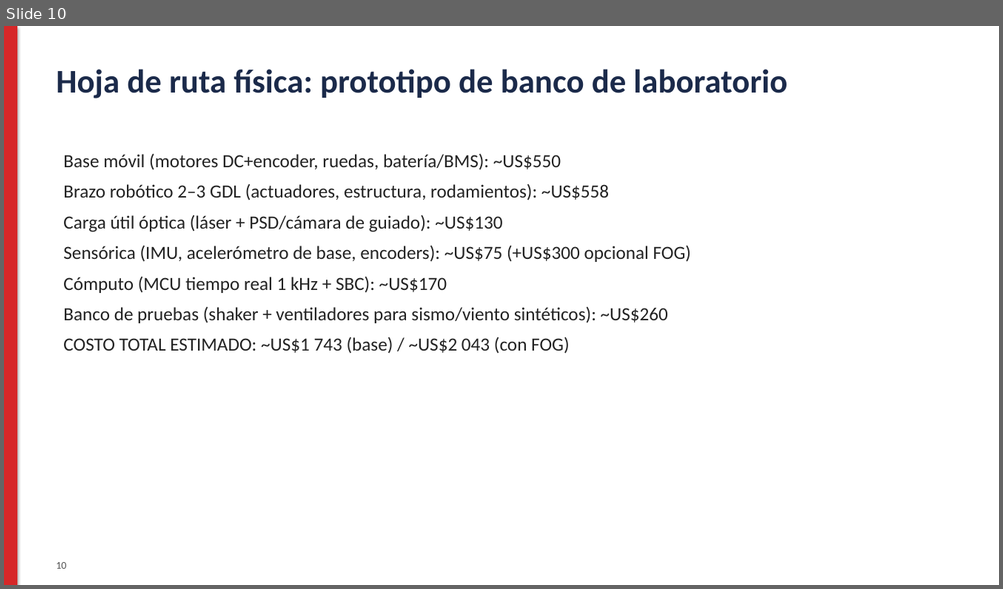
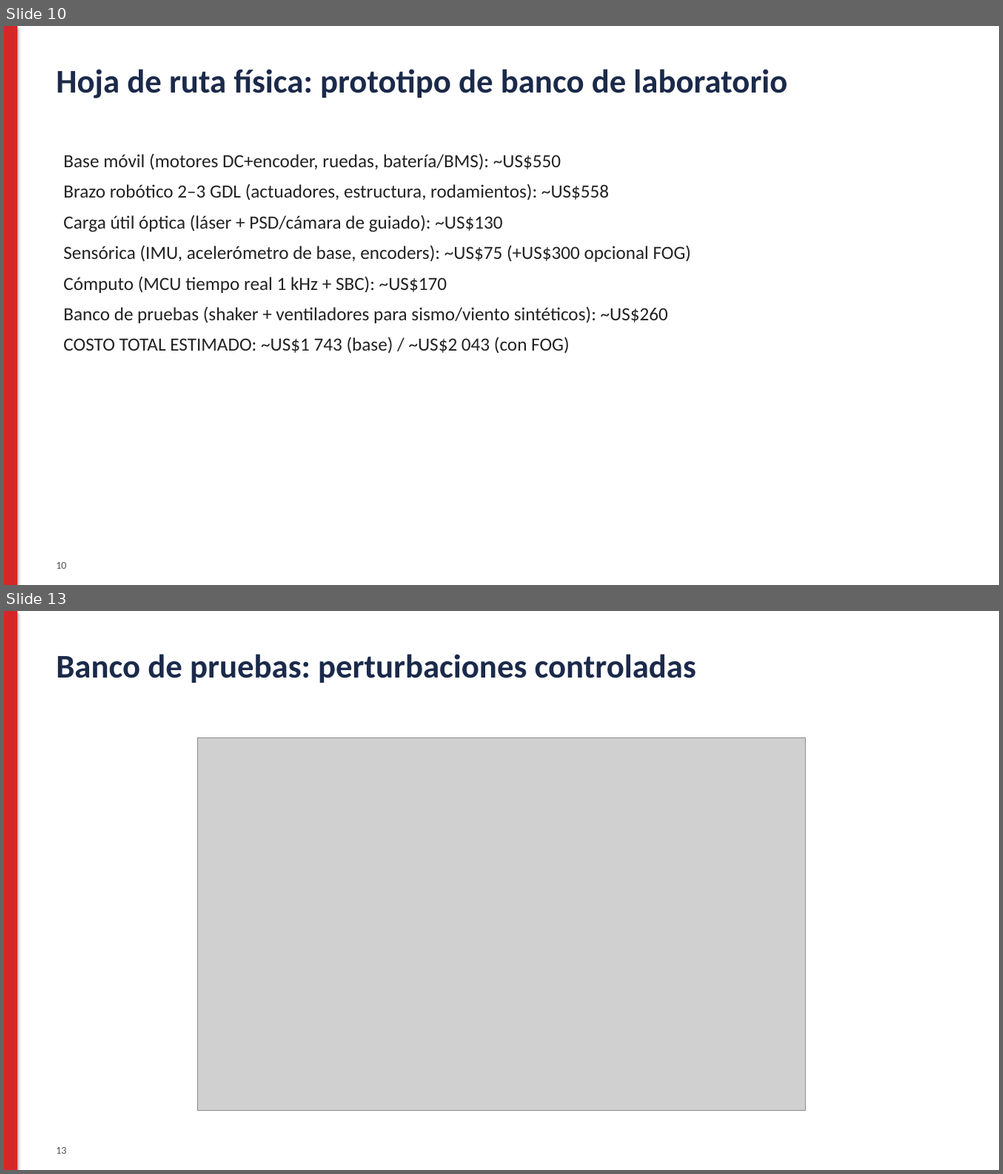
Before and after one commit to urbanatika/control-no-lineal-telescopio-robotico-movil, a slide deck: presentacion/presentacion.pptx. Shown one above the other, each under a label of ours: slide 10 before the commit, slides 10 and 13 after it; the slides between them are not shown. The pictures are 1003x589 and 1003x1174 pixels, drawn with LibreOffice and Linux fonts; fonts in the diff are those of the drawing; grey boxes stand for pictures. Boxes give left, top, right and bottom in pixels: in the first picture for what was removed or moved away, otherwise in the second. Text is boxed around its words. In the diff, an @@ line names an element or a change of style, - is before the commit and + after.

```diff
--- a/presentacion/presentacion.pptx
+++ b/presentacion/presentacion.pptx
@@ slide 13 added at (4, 611, 999, 1170), background #FFFFFF @@
@@ rectangle added at (4, 611, 17, 1170), fill #D62728 @@
@@ text added at (56, 654, 696, 683), 32 pt, text #1B2A4A, bold @@
+Banco de pruebas: perturbaciones controladas
@@ picture added at (197, 738, 805, 1111) @@
@@ text added at (56, 1147, 66, 1154), 10 pt, text #555555 @@
+13
```
Also in this commit, not shown: 1 slide changed, 2 other slides added, 17 other files.
